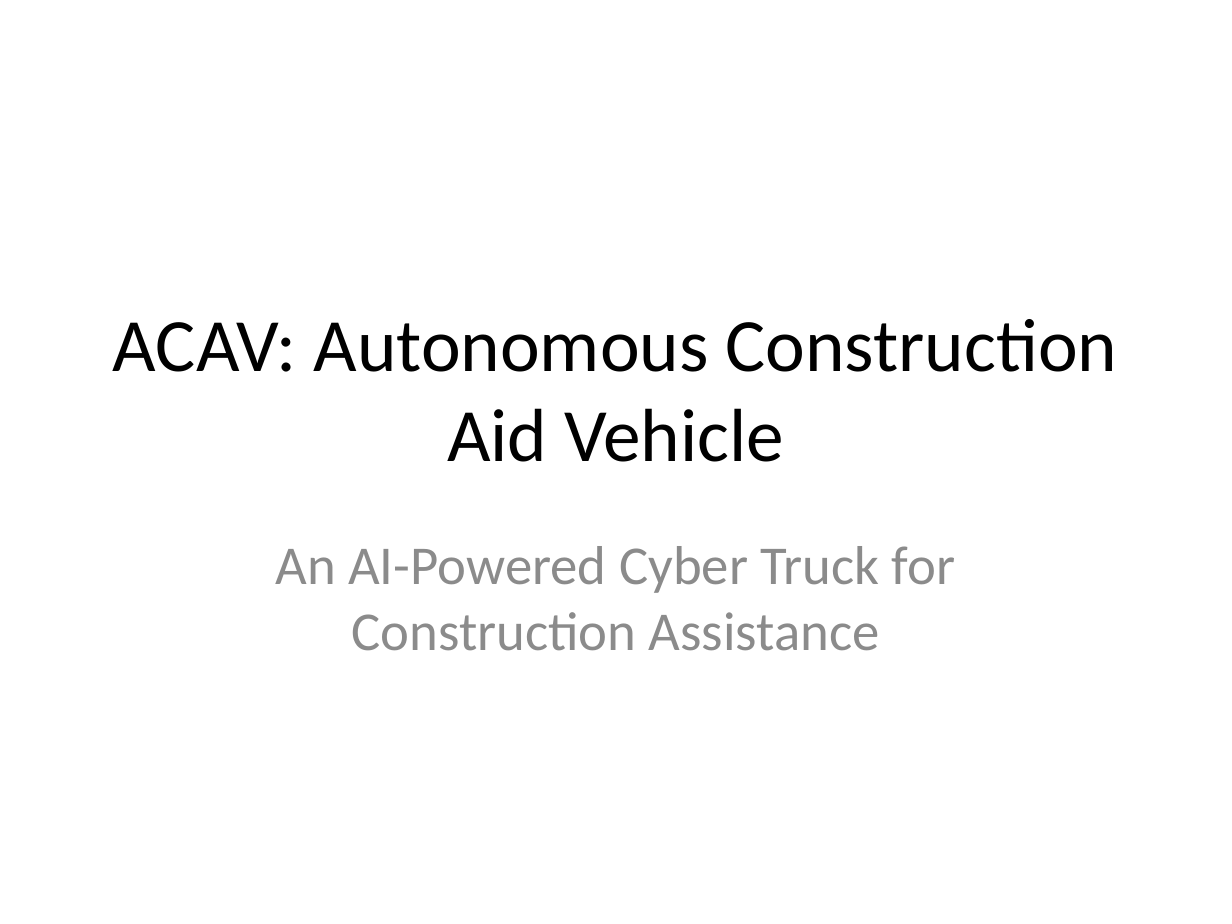
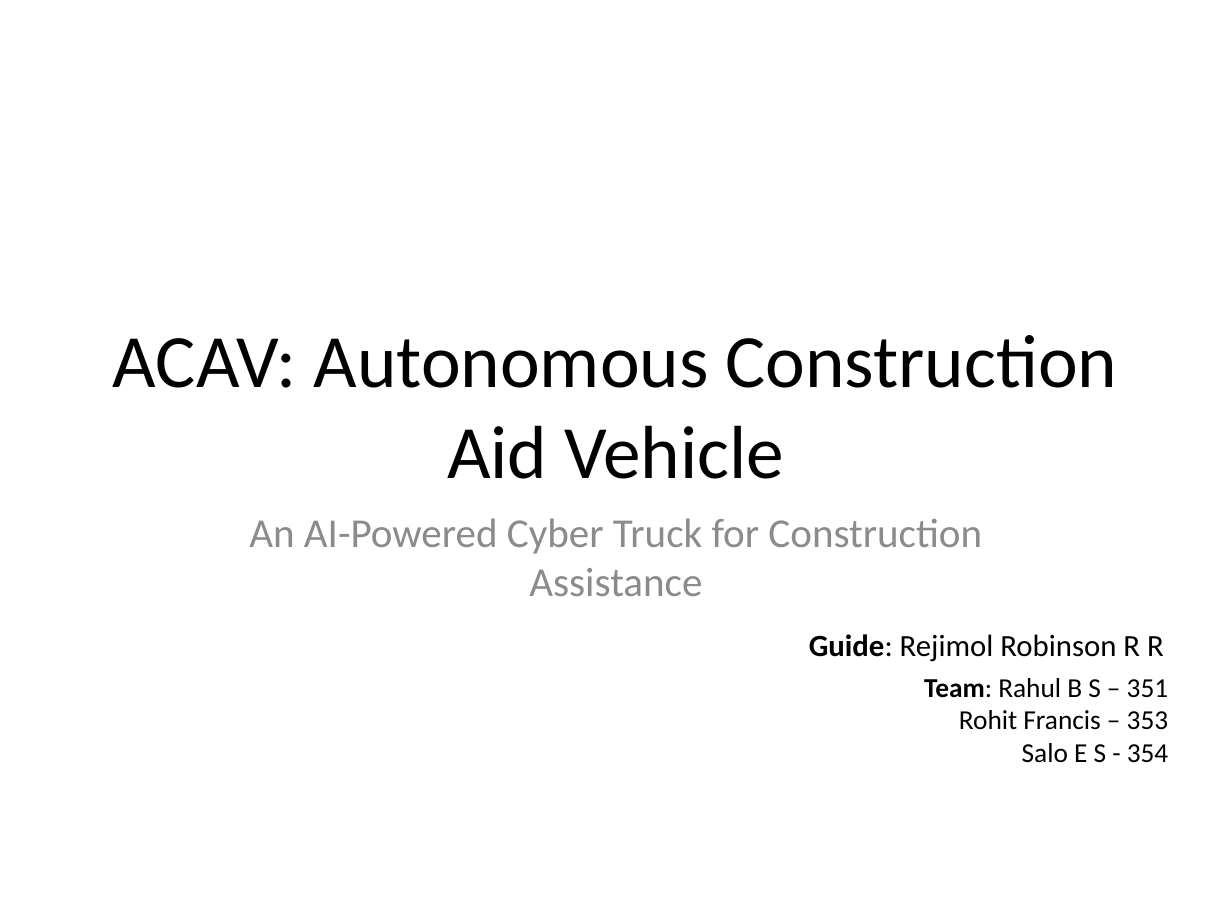
Before and after one commit to Dawn-Of-Justice/ACAV, a slide deck: slide 1 of MiniProj.pptx. Drawn at 1232x924 pixels with LibreOffice and Linux fonts; fonts in the diff are those of the drawing. Boxes give left, top, right and bottom in pixels: in the first picture for what was removed or moved away, otherwise in the second. Text is boxed around its words. In the diff, an @@ line names an element or a change of style, - is before the commit and + after.

```diff
--- a/MiniProj.pptx
+++ b/MiniProj.pptx
@@ text "ACAV: Autonomous Construction Aid Vehicle": place and size @@
-text "ACAV: Autonomous Construction Aid Vehicle" at box(113, 319, 1118, 462)
+text "ACAV: Autonomous Construction Aid Vehicle" at box(113, 335, 1118, 479)
@@ subtitle "An AI-Powered Cyber Truck for ...": place and size @@
-subtitle "An AI-Powered Cyber Truck for ..." at box(276, 546, 955, 651)
+subtitle "An AI-Powered Cyber Truck for ..." at box(249, 518, 982, 596)
@@ subtitle "An AI-Powered Cyber Truck for ..." at box(249, 518, 982, 596): size 32 to 24 pt; less space between paragraphs @@
@@ text added at box(809, 634, 1164, 662), 18 pt, text #000000 @@
+Guide: Rejimol Robinson R R
@@ text added at box(924, 678, 1168, 763), 16 pt, text #000000 @@
+Team: Rahul B S – 351
+Rohit Francis – 353
+Salo E S - 354
```
Also in this commit, not shown: 2 other slides changed, 1 slide added, 1 other file.
